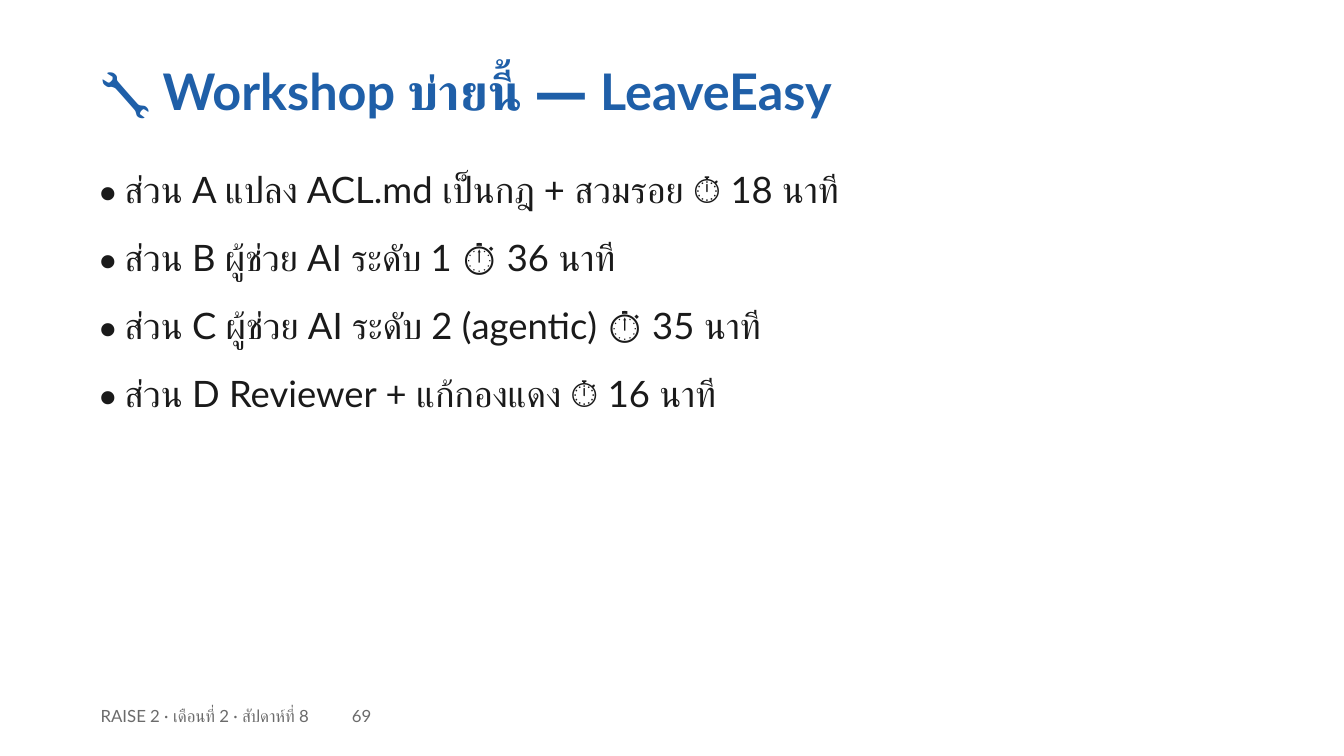
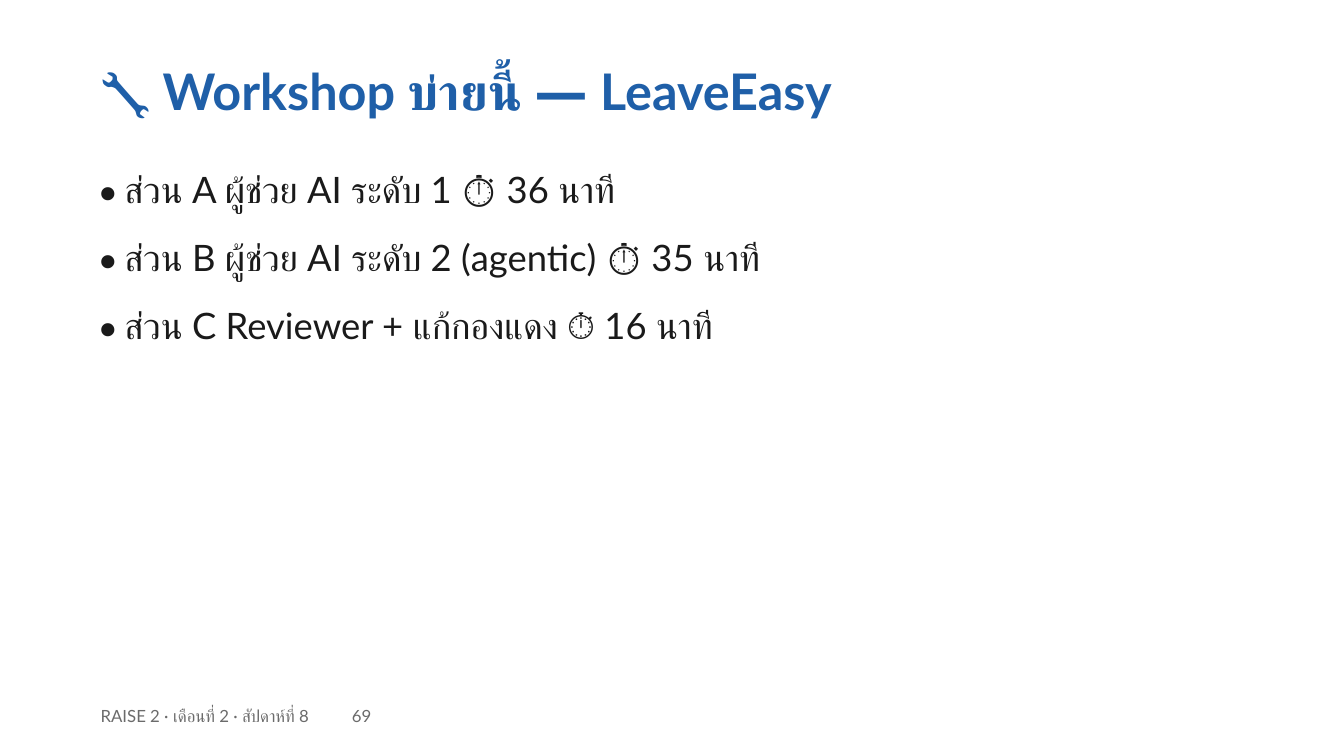
Before and after one commit to cnacha-mfu/raise2-module2, a slide deck: slide 69 of materials/week8/w8-slides.pptx. Drawn at 1344x756 pixels with LibreOffice and Linux fonts; fonts in the diff are those of the drawing. Boxes give left, top, right and bottom in pixels: in the first picture for what was removed or moved away, otherwise in the second. Text is boxed around its words. In the diff, an @@ line names an element or a change of style, - is before the commit and + after.

```diff
--- a/materials/week8/w8-slides.pptx
+++ b/materials/week8/w8-slides.pptx
@@ text at <box>124,175,614,214</box>: text changed @@
-• ส่วน C ผู้ช่วย AI ระดับ 2 (agentic) ⏱ 35 นาที
+• ส่วน A ผู้ช่วย AI ระดับ 1 ⏱ 36 นาที
@@ text removed at <box>124,175,838,212</box> @@
-• ส่วน A แปลง ACL.md เป็นกฎ + สวมรอย ⏱ 18 นาที
@@ text at <box>124,243,759,282</box>: text changed @@
-• ส่วน B ผู้ช่วย AI ระดับ 1 ⏱ 36 นาที
+• ส่วน B ผู้ช่วย AI ระดับ 2 (agentic) ⏱ 35 นาที
@@ text at <box>124,310,712,340</box>: text changed @@
-• ส่วน D Reviewer + แก้กองแดง ⏱ 16 นาที
+• ส่วน C Reviewer + แก้กองแดง ⏱ 16 นาที
```
Also in this commit, not shown: 1 other slide changed, 4 other files.
